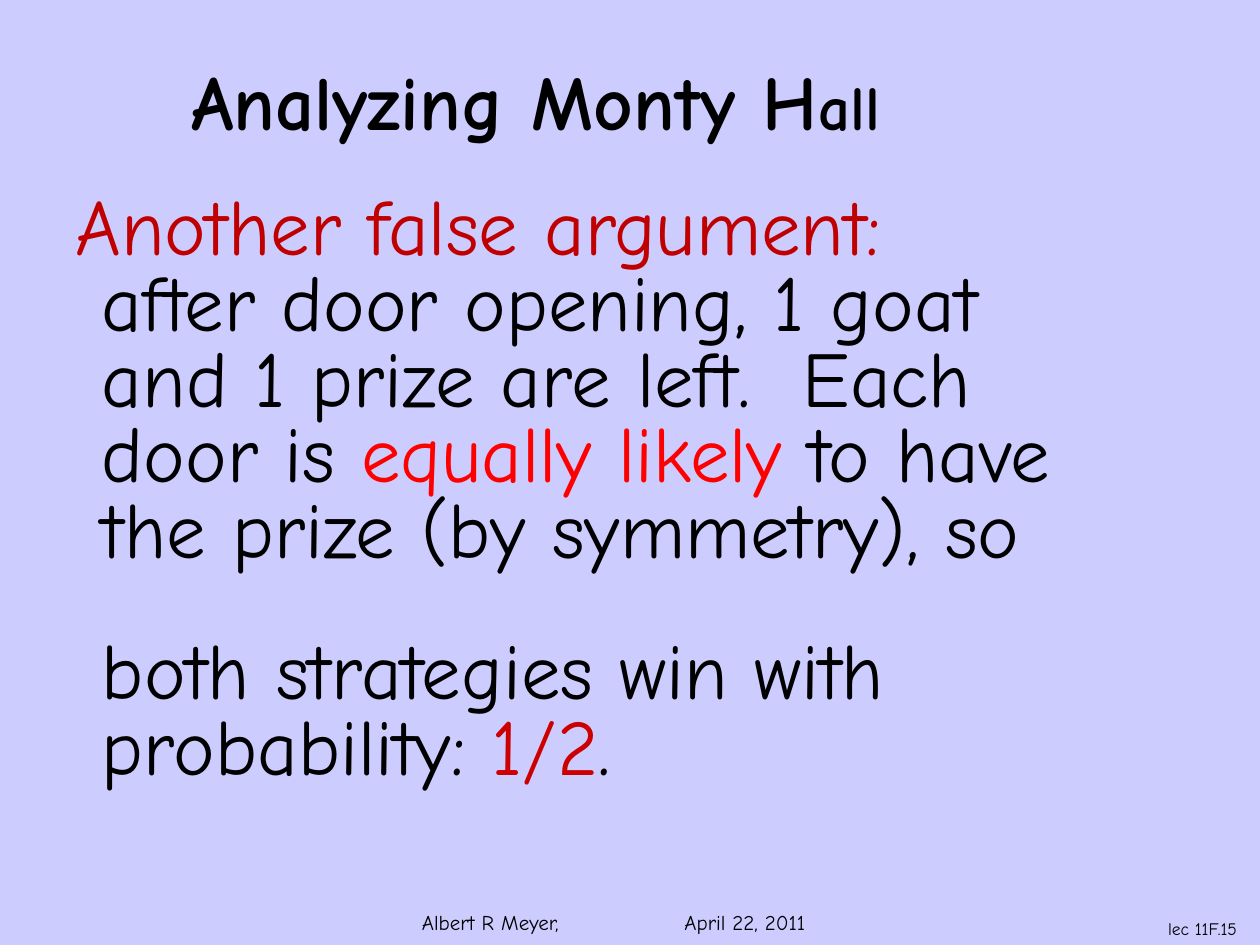
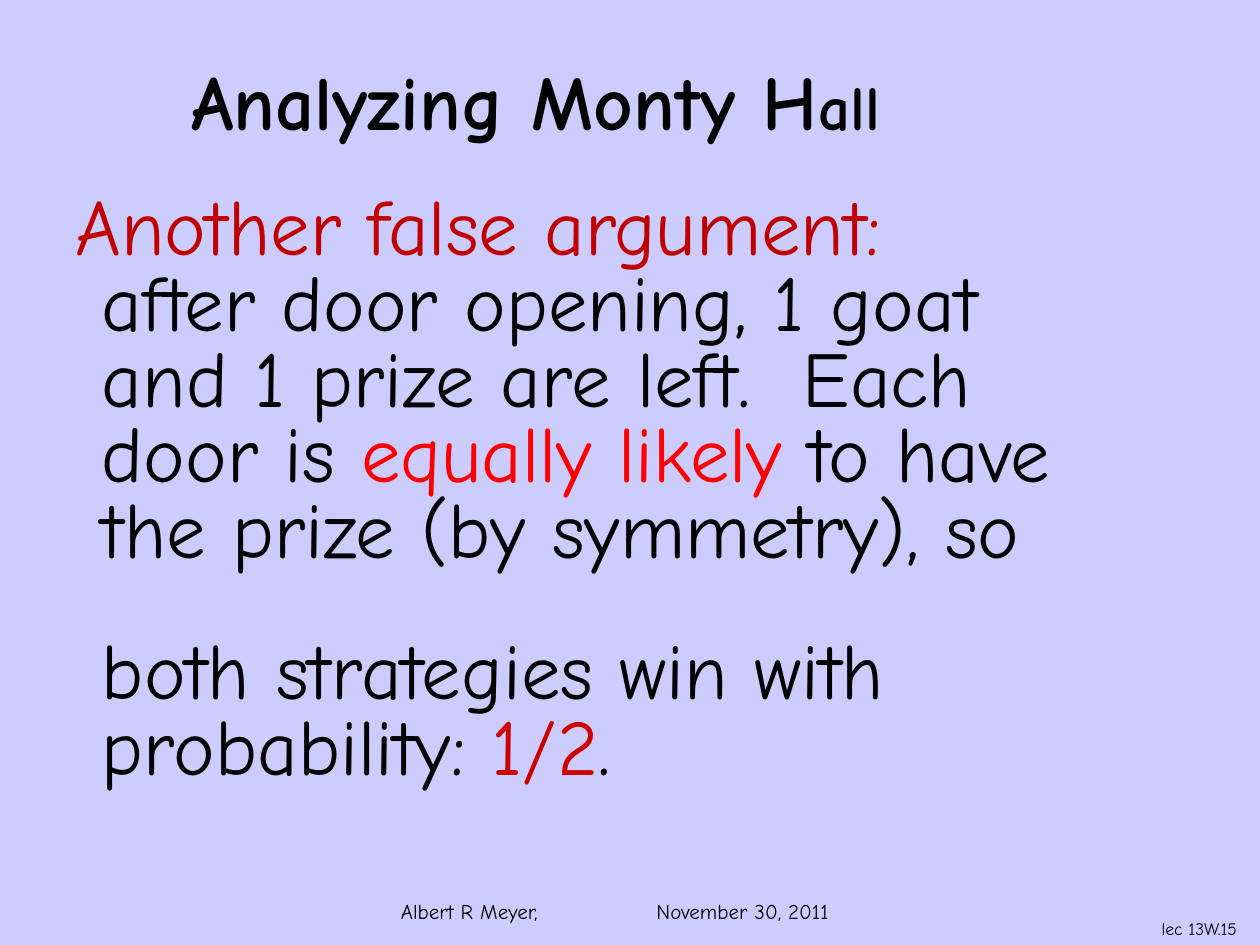
Before and after one commit to armeyer/mcs_web, a slide deck: slide 15 of fall11/slidesF11/slides13w.pptx. Drawn at 1260x945 pixels with LibreOffice and Linux fonts; fonts in the diff are those of the drawing; background and template pictures are left out. Boxes give left, top, right and bottom in pixels: in the first picture for what was removed or moved away, otherwise in the second. Text is boxed around its words. In the diff, an @@ line names an element or a change of style, - is before the commit and + after.

```diff
--- a/fall11/slidesF11/slides13w.pptx
+++ b/fall11/slidesF11/slides13w.pptx
@@ text at (x1=401, y1=904, x2=828, y2=923): text changed @@
-Albert R Meyer, April 22, 2011
+Albert R Meyer, November 30, 2011
@@ page number at (x1=1162, y1=923, x2=1237, y2=935): text changed @@
-lec 11F.15
+lec 13W.15
```
Also in this commit, not shown: 31 other slides changed, 7 other files.
